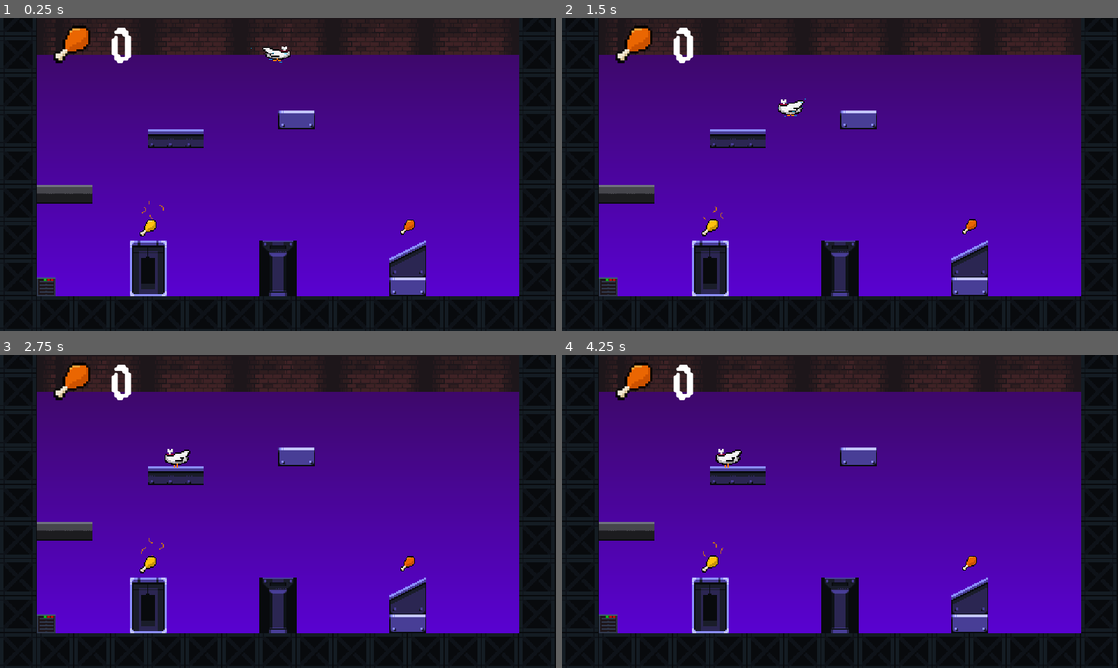
Above: before the commit, frames 1-4 (two rows, left to right).
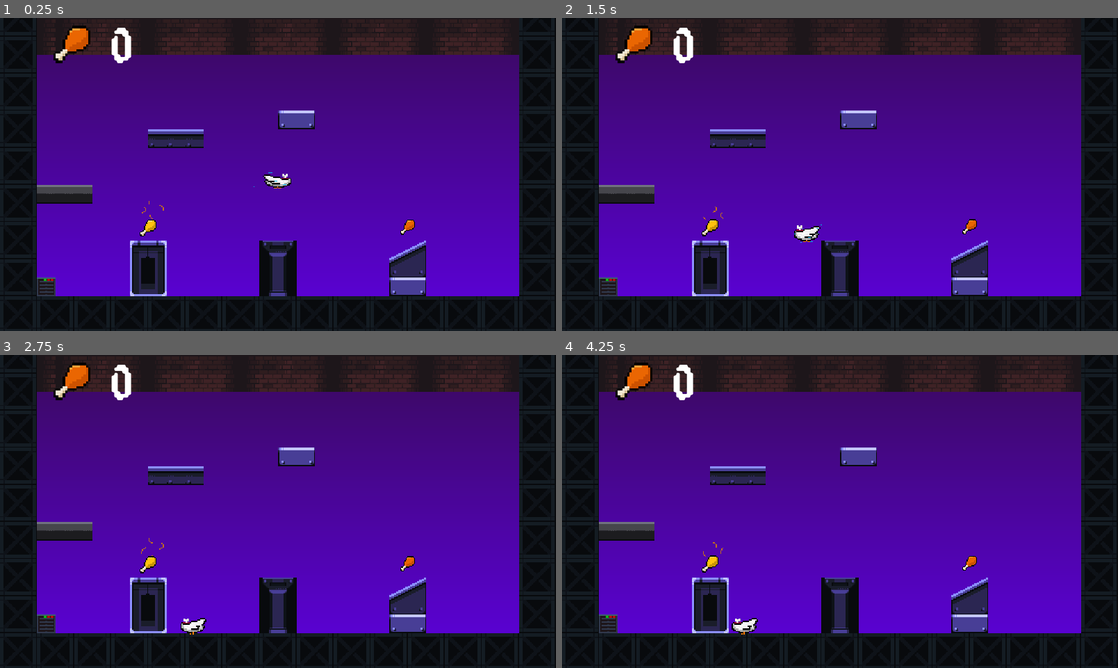
Above: after the commit, the same moments.

Repository: teo-clerk/CHICKHEAD
Game: Godot game, scene res://Scenes/mapa_prueba.tscn
Two runs of this game, one before a commit and one after it. Both use one fixed random seed, a clock stepped at 60 frames per second and the inputs below.
Inputs (mouse positions are in pixels of both pictures, inside the frame that each line leads up to):
- Up to frame 1 (0.25 s): no input
- Up to frame 2 (1.5 s): move the mouse to (962, 158) at 0.52 s; press the mouse at (962, 158) at 0.53 s; move the mouse to (728, 190) at 1.27 s; release the mouse at (728, 190) at 1.28 s; tap Space (espai) at 1.35 s
- Up to frame 3 (2.75 s): move the mouse to (333, 442) at 2.02 s; press the mouse at (333, 442) at 2.03 s
- Up to frame 4 (4.25 s): move the mouse to (812, 574) at 2.77 s; release the mouse at (812, 574) at 2.78 s; tap Space (espai) at 2.85 s; move the mouse to (1006, 558) at 3.52 s; press the mouse at (1006, 558) at 3.53 s

The runs differ from the first frame. In frame 1, 0.3% of the frame differs, in the area x 45-53%, y 9-55%; in frame 2, 0.4%, in the area x 38-47%, y 25-72%; in frame 3, 0.3%; in frame 4, 0.4%.

Commit message:
CambioPosiciónJugador

Diff:
--- a/Scenes/mapa_prueba.tscn
+++ b/Scenes/mapa_prueba.tscn
@@ -1402,7 +1402,7 @@
 layer_0/tile_data = PackedInt32Array(983040, 0, 2, 1048576, 0, 3, 983041, 65536, 2, 1048577, 65536, 3, 983042, 0, 2, 10 …(4648 unchanged characters)…
 
 [node name="Jugador" parent="." instance=ExtResource("6_uej7m")]
-position = Vector2(479, 25)
+position = Vector2(480, 245)
 
 [node name="Node2D" parent="." instance=ExtResource("5_eun5q")]
 position = Vector2(164, 49)
